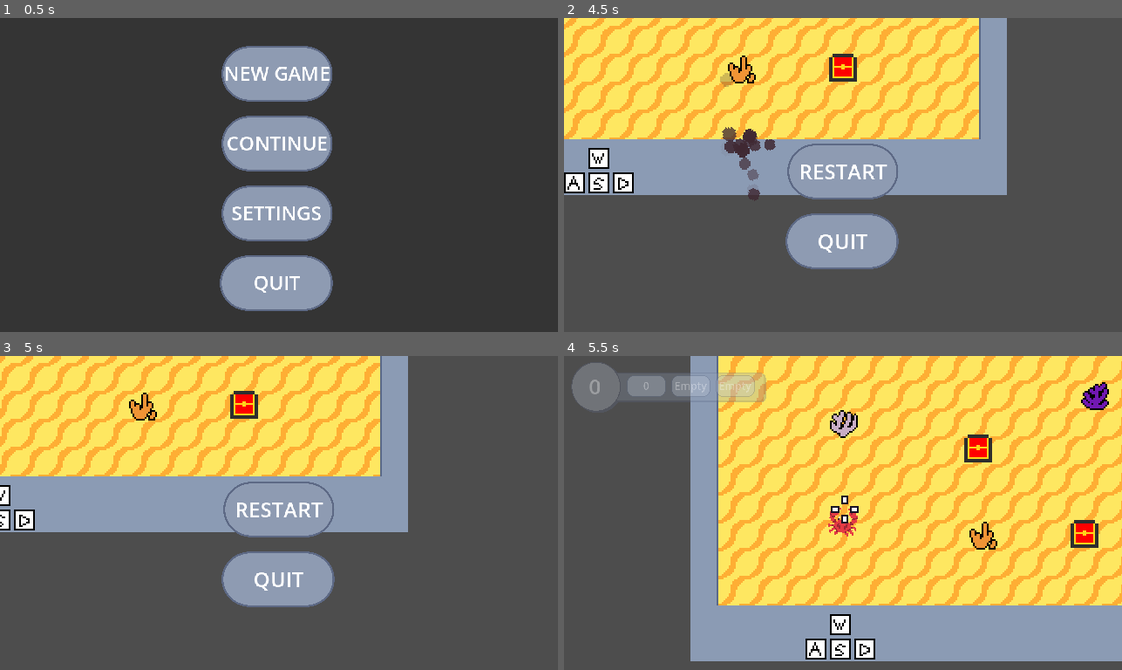
Above: before the commit, frames 1-4 (two rows, left to right).
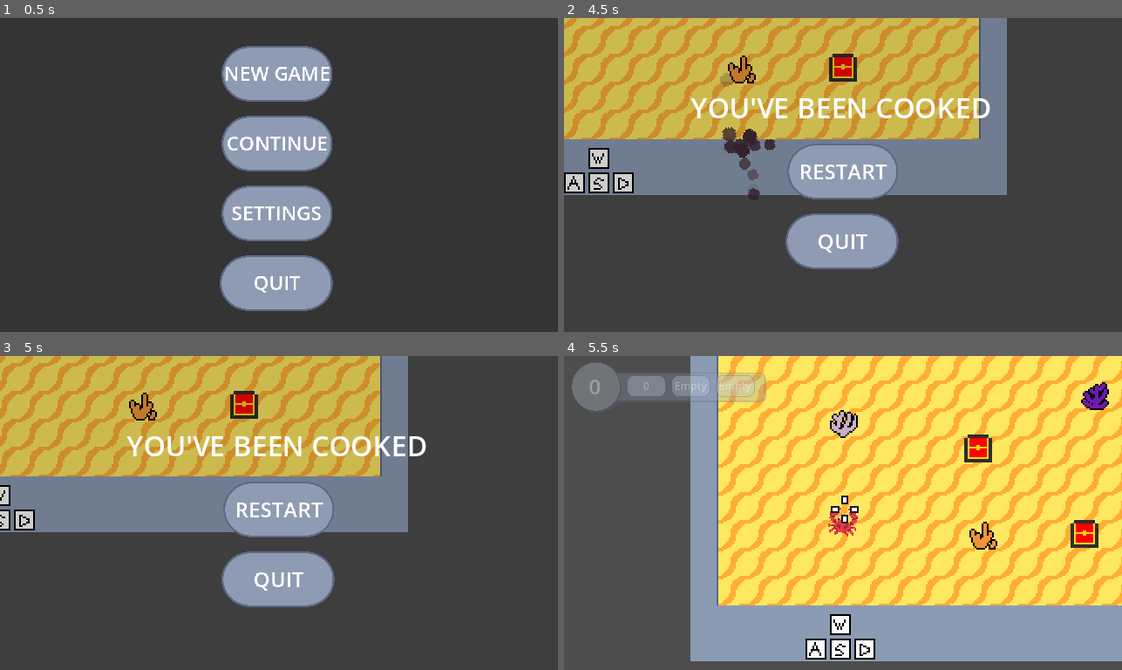
Above: after the commit, the same moments.

Repository: deckerous/crab-x
Game: Godot game, scene res://UI/main_menu.tscn
The game is run twice, just before and just after one commit, with the same random seed, the same clock (stepped at 60 frames per second) and the same inputs. The project has no main scene, so this scene is started directly.
Inputs (mouse positions are in pixels of both pictures, inside the frame that each line leads up to):
- Up to frame 1 (0.5 s): no input
- Up to frame 2 (4.5 s): click "New Game" at 0.5 s; move the mouse to (965, 159) at 1.27 s; hold D (move_right) 1.28-2.03 s; tap 1 (empty) at 1.35 s; move the mouse to (731, 190) at 2.02 s; hold S (move_down) 2.03-2.78 s; tap 3 (glock) at 2.1 s; move the mouse to (898, 105) at 2.77 s; hold D (move_right) 2.78-3.53 s; tap 4 (rpg) at 2.85 s; move the mouse to (815, 237) at 3.52 s; hold C (coin_up) 3.53-4.28 s; click (815, 237) at 3.6 s; move the mouse to (1010, 222) at 4.27 s; hold A (move_left) from 4.28 s (still down); tap 2 (slingshot) at 4.35 s
- Up to frame 3 (5 s): keep holding A (move_left)
- Up to frame 4 (5.5 s): release A (move_left) at 5 s; click "Restart" at 5 s

Frame 1 is identical in both runs. In frame 2, 40% of the frame differs, in the area x 0-80%, y 0-57%; in frame 3, 38%; in frame 4, less than 0.1%.

Commit message:
fixed cursor visibility behavior, fixed gameover screen

Diff:
--- a/Player/Scripts/player.gd
+++ b/Player/Scripts/player.gd
@@ -36,7 +36,8 @@
 	# should only take one physics frame.
 	set_physics_process(false)
 	call_deferred("navigation_map_setup")
-	# Input.mouse_mode = Input.MOUSE_MODE_CONFINED_HIDDEN
+
+	Input.mouse_mode = Input.MOUSE_MODE_CONFINED_HIDDEN
 
 func navigation_map_setup():
 	# Wait for the first physics frame so the NavigationServer can sync.
@@ -158,4 +159,5 @@
 
 # For UI integration
 func toggle_pause():
+	Input.mouse_mode = Input.MOUSE_MODE_CONFINED
 	ui_instance.toggle_pause_menu()
--- a/UI/ui.gd
+++ b/UI/ui.gd
@@ -50,13 +50,15 @@
 func _on_game_over():
 	during_game_screen.visible = false
 	end_of_game_screen.visible = true
-	# $end_of_game_screen/end_of_game_score_display/score_output.text = "%d" % game_score
+	$end_of_game_screen/end_of_game_score_display/score_label.text = "%d" % game_score
 	# TODO: Implement way to quit
 
 func _on_resume_button_pressed():
+	Input.mouse_mode = Input.MOUSE_MODE_CONFINED_HIDDEN
 	toggle_pause_menu()
 
 func _on_restart_button_pressed():
+	Input.mouse_mode = Input.MOUSE_MODE_CONFINED_HIDDEN
 	get_tree().reload_current_scene()  # Restart the game
 
 func _on_quit_button_pressed():
@@ -65,6 +67,7 @@
 	# TODO: Save progress as you leave?
 
 func toggle_pause_menu():
+	is_paused = not is_paused
 	get_tree().paused = not get_tree().paused
 	during_game_screen.visible = not during_game_screen.visible
 	pause_menu_screen.visible = get_tree().paused
--- a/UI/ui.tscn
+++ b/UI/ui.tscn
@@ -20,6 +20,12 @@
 
 [node name="end_of_game_screen" type="Node2D" parent="."]
 visible = false
+
+[node name="pause_screen_background2" type="ColorRect" parent="end_of_game_screen"]
+self_modulate = Color(1, 1, 1, 0.196078)
+offset_right = 320.0
+offset_bottom = 180.0
+color = Color(0.0126459, 0.0126459, 0.0126459, 1)
 
 [node name="restart_button" type="Button" parent="end_of_game_screen"]
 self_modulate = Color(1, 1, 1, 0)
@@ -94,6 +100,14 @@
 text = "Score:"
 horizontal_alignment = 1
 uppercase = true
+
+[node name="RichTextLabel" type="RichTextLabel" parent="end_of_game_screen"]
+offset_left = 64.0
+offset_top = 40.0
+offset_right = 256.0
+offset_bottom = 65.0
+text = "  YOU'VE BEEN COOKED"
+fit_content = true
 
 [node name="during_game_screen" type="Node2D" parent="."]
 scale = Vector2(0.75, 0.75)
